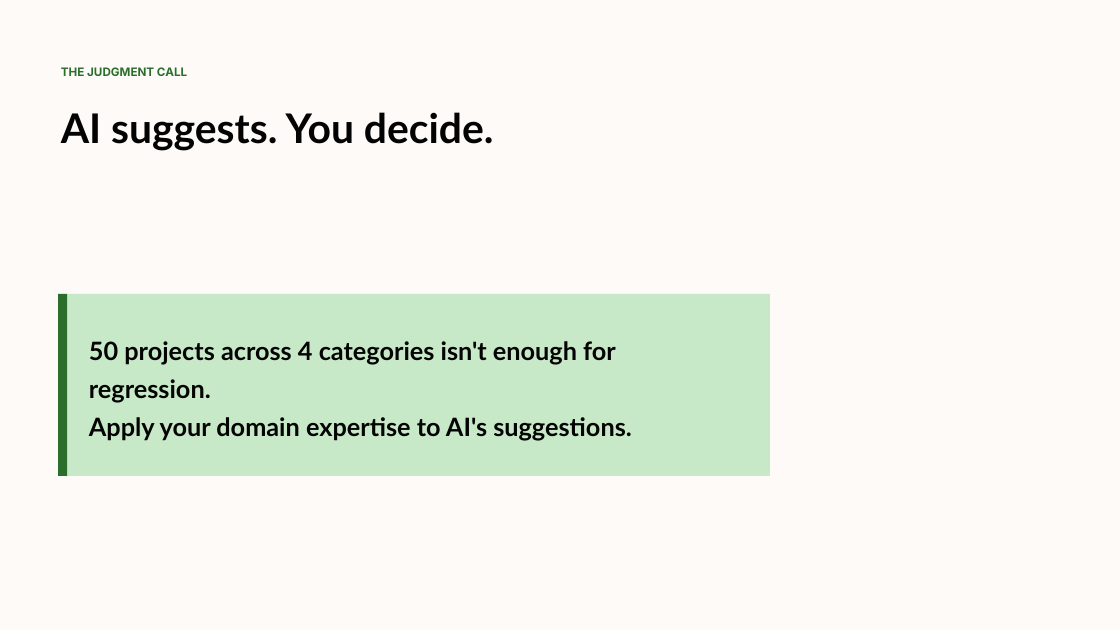
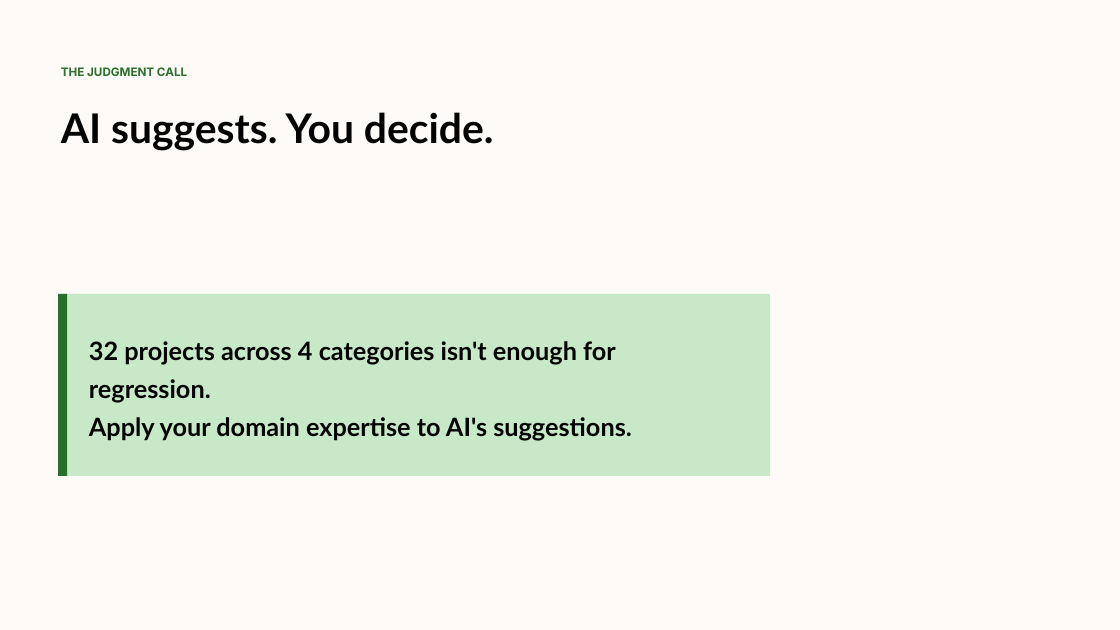
Before and after one commit to psun-jaycashman/cashman-ai-training, a slide deck: slide 4 of docs/video-scripts/slides/pptx/module-4/lesson-4-2-data-analysis.pptx (slide 3 before the commit). Drawn at 1120x630 pixels with LibreOffice and Linux fonts; fonts in the diff are those of the drawing. Boxes give left, top, right and bottom in pixels: in the first picture for what was removed or moved away, otherwise in the second. Text is boxed around its words. In the diff, an @@ line names an element or a change of style, - is before the commit and + after.

Commit message:
Add image-slide support and include slide assets
Implement image-led slides and include module-4 screenshot assets. Added add_image_slide (letterboxed image area, caption, avatar placeholder), enabled italic text in _add_text, and extended Slide dataclass with image/caption and new "image" kind. Updated DECKS to include image slides and adjusted some headlines/subheads. build_deck now accepts an assets_root, validates image paths, and routes image slides to the new renderer. Also added multiple PNG/JPEG assets and updated several PPTX files.

```diff
--- a/docs/video-scripts/slides/pptx/module-4/lesson-4-2-data-analysis.pptx
+++ b/docs/video-scripts/slides/pptx/module-4/lesson-4-2-data-analysis.pptx
@@ text at [89, 341, 616, 403]: text changed @@
-50 projects across 4 categories isn't enough for regression.
+32 projects across 4 categories isn't enough for regression.
```
Also in this commit, not shown: 1 other slide changed, 1 slide added, 41 other files.
